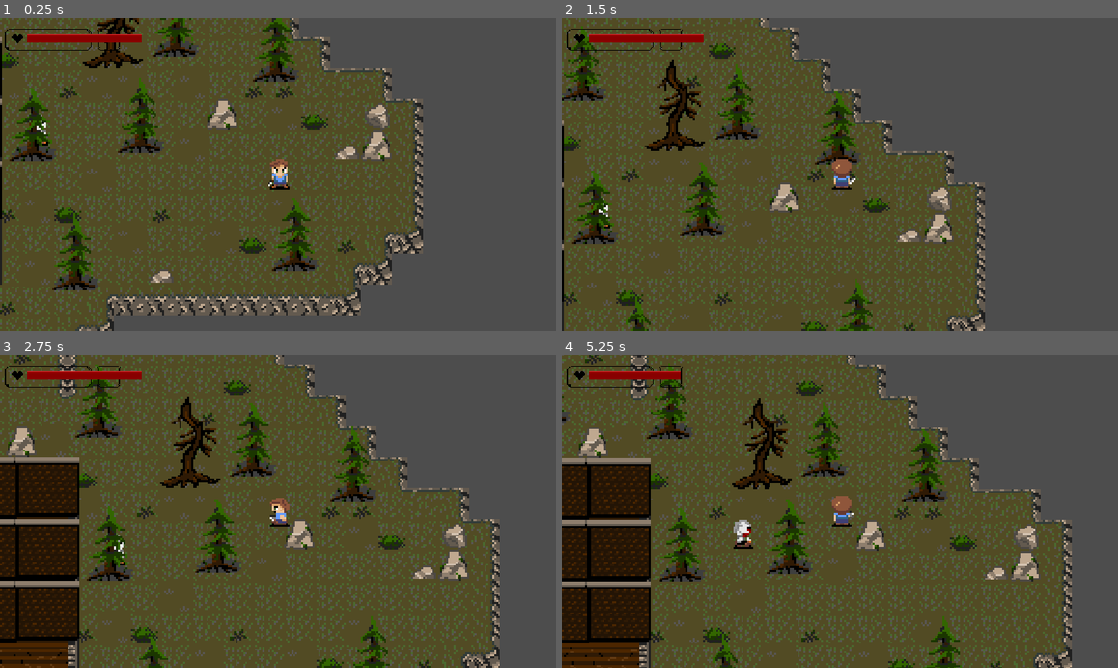
Above: before the commit, frames 1-4 (two rows, left to right).
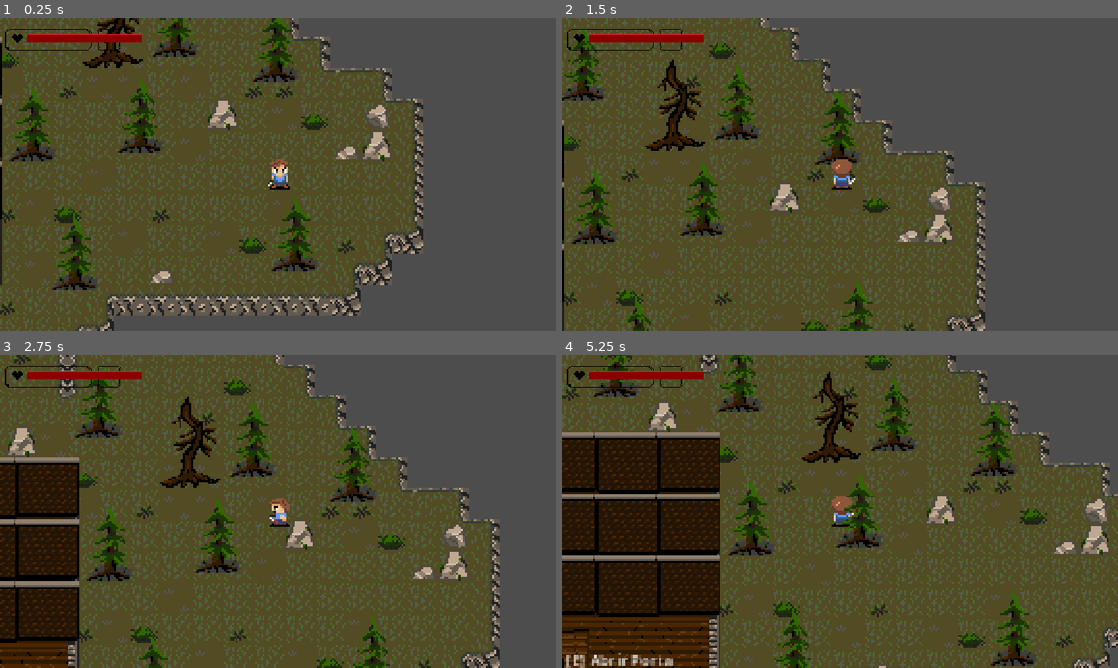
Above: after the commit, the same moments.

Repository: styew/Alpha
Game: Godot game, scene res://scenes/game.tscn
Same seed, same stepped clock (60 frames per second), same inputs: the game is played once before the commit and once after it.
Inputs:
- Up to frame 1 (0.25 s): no input
- Up to frame 2 (1.5 s): tap Enter at 0.5 s; hold Up (ui_up) from 0.53 s (still down); tap F (attack) at 0.6 s; tap E (interact) at 1.35 s
- Up to frame 3 (2.75 s): release Up (ui_up) at 2.03 s; hold Left (ui_left) from 2.03 s (still down); tap F (attack) at 2.1 s
- Up to frame 4 (5.25 s): tap E (interact) at 2.85, 4.35 s; release Left (ui_left) at 3.53 s; hold Down (ui_down) 3.53-4.28 s; tap F (attack) at 3.6, 5.1 s; hold Right (ui_right) 4.28-5.03 s; hold Up (ui_up) from 5.03 s (still down)

The runs differ from the first frame. In frame 1, less than 0.1% of the frame differs, in the area x 6-9%, y 30-41%; in frame 2, less than 0.1%; in frame 3, less than 0.1%; in frame 4, 59%, in the area x 0-100%, y 0-100%.

Commit message:
first application with enemies spawn

Diff:
--- /dev/null
+++ b/data/enemies/MonsterData1.tres
@@ -0,0 +1,10 @@
+[gd_resource type="Resource" script_class="EnemyData" format=3 uid="uid://c8pv8rfu8515g"]
+
+[ext_resource type="Script" uid="uid://c6jw5x6e2fqf8" path="res://data/enemies/enemies_data.gd" id="1_suhwd"]
+[ext_resource type="PackedScene" uid="uid://dg4ywurdhq0dx" path="res://scenes/Enemies/hd1.tscn" id="1_uiins"]
+
+[resource]
+script = ExtResource("1_suhwd")
+enemy_scene = ExtResource("1_uiins")
+spawn_weight = 80.0
+metadata/_custom_type_script = "uid://c6jw5x6e2fqf8"
--- /dev/null
+++ b/data/enemies/enemies_data.gd
@@ -0,0 +1,10 @@
+extends Resource
+class_name EnemyData
+
+@export var enemy_scene: PackedScene
+
+@export var spawn_cost: float = 1.0
+@export var spawn_weight: float = 100.0
+
+@export var day_spawn: bool = true
+@export var night_spawn: bool = false
--- /dev/null
+++ b/enemy_spawner.gd
@@ -0,0 +1,165 @@
+extends Node
+
+
+@onready var round_manager = $"../RoundManager"
+@onready var day_night_manager = $"../DayNightManager"
+@onready var monsters_container = $"../Characters/Monsters"
+@onready var spawn_points = $"../SpawnPoints"
+
+
+@export var enemy_data: Array[EnemyData] = []
+
+
+func _ready() -> void:
+
+	print("EnemySpawner iniciado")
+	print("Quantidade de EnemyData: ", enemy_data.size())
+
+	for data in enemy_data:
+
+		print("-------------------------")
+		print("Cena: ", data.enemy_scene)
+		print("Custo: ", data.spawn_cost)
+		print("Peso: ", data.spawn_weight)
+		print("Dia: ", data.day_spawn)
+		print("Noite: ", data.night_spawn)
+
+	day_night_manager.phase_changed.connect(_on_phase_changed)
+
+
+func _on_phase_changed() -> void:
+
+	test_available_monsters()
+
+	spawn_monster()
+
+
+func get_available_monsters() -> Array[EnemyData]:
+
+	var available: Array[EnemyData] = []
+
+	var current_cost = round_manager.remaining_cost
+	var is_day = day_night_manager.is_day
+
+
+	for data in enemy_data:
+
+		# Verifica se o inimigo pode aparecer nesse período
+		if is_day and not data.day_spawn:
+			continue
+
+		if not is_day and not data.night_spawn:
+			continue
+
+
+		# Verifica se temos custo suficiente
+		if data.spawn_cost > current_cost:
+			continue
+
+
+		available.append(data)
+
+
+	return available
+
+
+func test_available_monsters() -> void:
+
+	var available = get_available_monsters()
+
+	print("================================")
+	print("INIMIGOS DISPONÍVEIS")
+	print("================================")
+
+	for data in available:
+
+		print(
+			"Custo:", data.spawn_cost,
+			" | Peso:", data.spawn_weight,
+			" | Dia:", data.day_spawn,
+			" | Noite:", data.night_spawn
+		)
+
+
+func choose_monster() -> EnemyData:
+
+	var available = get_available_monsters()
+
+	if available.is_empty():
+
+		return null
+
+
+	var total_weight := 0.0
+
+	for data in available:
+
+		total_weight += data.spawn_weight
+
+
+	var random_value = randf() * total_weight
+
+
+	for data in available:
+
+		random_value -= data.spawn_weight
+
+		if random_value <= 0:
+
+			return data
+
+
+	return available.back()
+
+
+func spawn_monster() -> void:
+
+	var selected = choose_monster()
+
+	if selected == null:
+
+		print("Nenhum inimigo disponível para spawnar.")
+
+		return
+
+
+	var points = spawn_points.get_children()
+
+	if points.is_empty():
+
+		print("Nenhum SpawnPoint encontrado.")
+
+		return
+
+
+	# Primeiro tenta gastar o custo
+	if not round_manager.consume_cost(selected.spawn_cost):
+
+		print("Não foi possível gastar o custo.")
+
+		return
+
+
+	# Escolhe um ponto aleatório
+	var spawn_point = points.pick_random()
+
+
+	# Cria o inimigo
+	var monster = selected.enemy_scene.instantiate()
+
+
+	# Coloca dentro do container de monstros
+	monsters_container.add_child(monster)
+
+
+	# Define a posição
+	monster.global_position = spawn_point.global_position
+
+
+	print("================================")
+	print("MONSTRO SPAWNADO")
+	print("Custo: ", selected.spawn_cost)
+	print("Peso: ", selected.spawn_weight)
+	print("Posição: ", monster.global_position)
+	print("Custo restante: ", round_manager.remaining_cost)
+	print("================================")
--- a/round_manager.gd
+++ b/round_manager.gd
@@ -21,14 +21,6 @@
 	print("Custo total: ", round_cost)
 	print("Custo restante: ", remaining_cost)
 
-	print("Tentando gastar 3...")
-
-	if consume_cost(88.0):
-		print("Sucesso!")
-	else:
-		print("Custo insuficiente!")
-
-	print("Custo restante: ", remaining_cost)
 
 func _on_phase_changed():
 
@@ -51,10 +43,13 @@
 
 	return 10.0 + 3.0 * (r - 1) + 0.15 * pow(r - 1, 2)
 
+
 func consume_cost(amount: float) -> bool:
 
 	if amount > remaining_cost:
+
 		return false
 
 	remaining_cost -= amount
+
 	return true
--- a/scenes/game.tscn
+++ b/scenes/game.tscn
@@ -4,7 +4,9 @@
 [ext_resource type="Texture2D" uid="uid://bctmsrwxic37t" path="res://assets/ground.png" id="2_yqjtg"]
 [ext_resource type="PackedScene" uid="uid://333qe6agyyy1" path="res://scenes/house_01.tscn" id="3_0tnpc"]
 [ext_resource type="Script" uid="uid://cw08112u051xr" path="res://round_manager.gd" id="3_dinhu"]
-[ext_resource type="PackedScene" uid="uid://dg4ywurdhq0dx" path="res://scenes/hd1.tscn" id="3_lnu2h"]
+[ext_resource type="Script" uid="uid://bdrwxxlxxnr1x" path="res://enemy_spawner.gd" id="3_kvuet"]
+[ext_resource type="Script" uid="uid://c6jw5x6e2fqf8" path="res://data/enemies/enemies_data.gd" id="4_trtic"]
+[ext_resource type="Resource" uid="uid://c8pv8rfu8515g" path="res://data/enemies/MonsterData1.tres" id="5_ir15t"]
 [ext_resource type="Texture2D" uid="uid://c3p0tftb6to03" path="res://assets/vegetation.png" id="8_0tnpc"]
 [ext_resource type="PackedScene" uid="uid://db8lswnrlp82b" path="res://scenes/tree.tscn" id="8_kvpfn"]
 [ext_resource type="Script" uid="uid://cfi3xgkmu56l6" path="res://scripts/hud.gd" id="10_dinhu"]
@@ -203,6 +205,10 @@
 [node name="LightingManager" type="Node" parent="." unique_id=167173937]
 script = ExtResource("11_dinhu")
 
+[node name="EnemySpawner" type="Node" parent="." unique_id=2037656459]
+script = ExtResource("3_kvuet")
+enemy_data = Array[ExtResource("4_trtic")]([ExtResource("5_ir15t")])
+
 [node name="RoundManager" type="Node" parent="." unique_id=1115369718]
 script = ExtResource("3_dinhu")
 
@@ -272,19 +278,19 @@
 position = Vector2(-1, 0)
 zoom = Vector2(4, 4)
 
-[node name="Enemy2" parent="Characters" unique_id=2068090914 instance=ExtResource("3_lnu2h")]
-z_index = 5
-position = Vector2(-275, 8)
-
-[node name="Enemy3" parent="Characters" unique_id=2048742153 instance=ExtResource("3_lnu2h")]
-z_index = 5
-position = Vector2(-23, 16)
-
-[node name="Enemy4" parent="Characters" unique_id=974876908 instance=ExtResource("3_lnu2h")]
-z_index = 5
-position = Vector2(-158, 9)
+[node name="Monsters" type="Node" parent="Characters" unique_id=1586202850]
 
 [node name="CanvasModulate" type="CanvasModulate" parent="." unique_id=1293633280]
+
+[node name="SpawnPoints" type="Node2D" parent="." unique_id=778755340]
+
+[node name="SpawnPoint1" type="Marker2D" parent="SpawnPoints" unique_id=858988431]
+position = Vector2(0, -77)
+gizmo_extents = 0.0
+
+[node name="SpawnPoint2" type="Marker2D" parent="SpawnPoints" unique_id=1016409802]
+position = Vector2(-155, 180)
+gizmo_extents = 0.0
 
 [node name="HUD" type="CanvasLayer" parent="." unique_id=1827087934]
 script = ExtResource("10_dinhu")
--- a/scripts/day_night_manager.gd
+++ b/scripts/day_night_manager.gd
@@ -12,6 +12,7 @@
 var night_duration := 10.0
 
 var time_remaining := day_duration
+
 
 
 func _process(delta):
--- a/scripts/hd_1.gd
+++ b/scripts/hd_1.gd
@@ -16,6 +16,13 @@
 var player_in_attack_range = false
 var player = null
 var damage = 10
+
+# Spawn configuration
+@export var spawn_cost: float = 1.0
+@export var spawn_weight: float = 80.0
+
+@export var day_spawn: bool = true
+@export var night_spawn: bool = false
 
 @onready var sprite = $AnimatedSprite2D
 
Not shown, added: data/enemies/enemies_data.gd.uid
Not shown, added: enemy_spawner.gd.uid
Renamed: scenes/hd1.tscn -> scenes/Enemies/hd1.tscn
